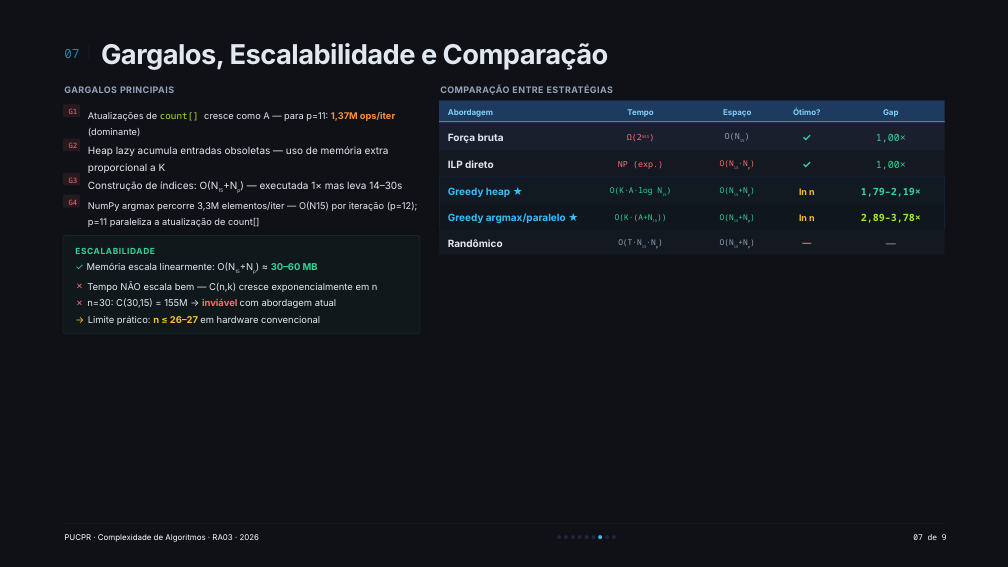
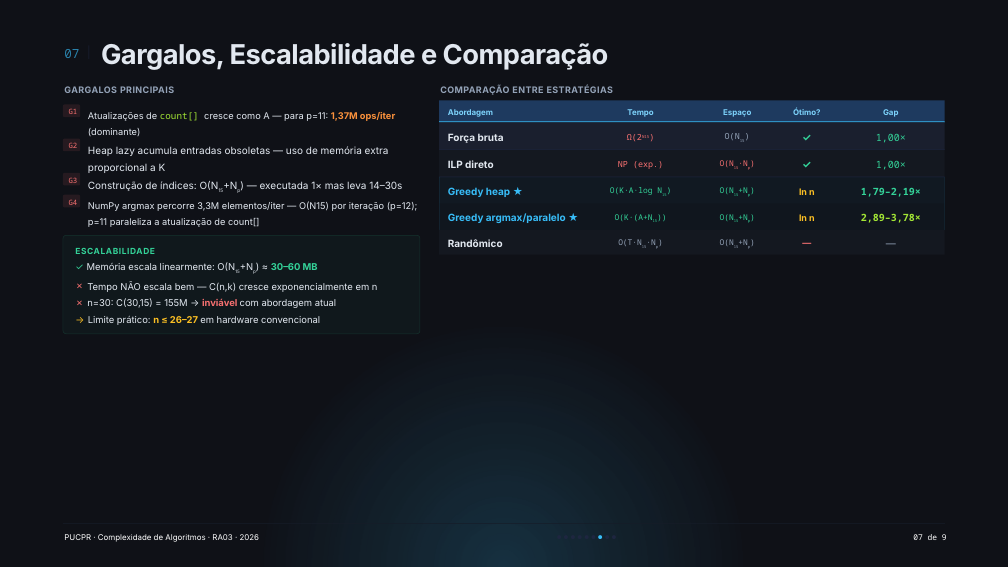
Before and after one commit to cyberfika/SCP_RA03, a slide deck: slide 8 of docs/SCP_RA03.pptx. Drawn at 1008x567 pixels with LibreOffice and Linux fonts; fonts in the diff are those of the drawing. Boxes give left, top, right and bottom in pixels: in the first picture for what was removed or moved away, otherwise in the second. Text is boxed around its words. In the diff, an @@ line names an element or a change of style, - is before the commit and + after.

```diff
--- a/docs/SCP_RA03.pptx
+++ b/docs/SCP_RA03.pptx
@@ rectangle added at box(0, 0, 1008, 567), fill gradient #38BDF8 @@
```
Also in this commit, not shown: 2 other slides changed, 4 other files.
